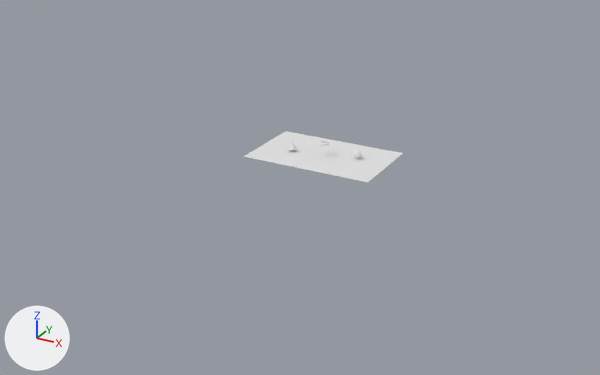
The Blender file Engine/Asset/untitled.blend as it was, and as the next commit left it.
The view is the same before and after, from a camera (50 mm lens) standing at (41.6, -81.5, 35.9) and looking at (-0.9, -4.1, -2.8). Arrows for +X, +Y and +Z are at lower left; the lights stay in place.
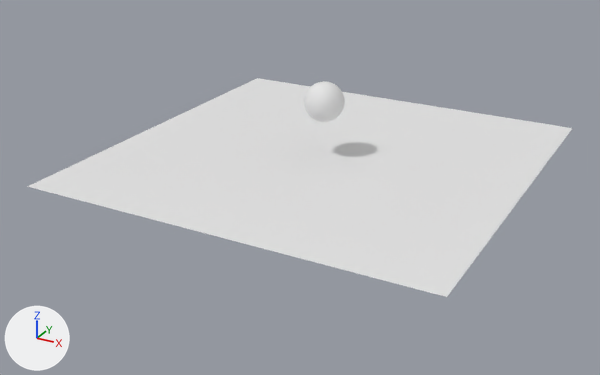
Where the newer file only moved an object's origin or applied its transform, the numbers keep the older frame.

Changed parts and their boxes [x1, y1, x2, y2] in the pictures (600 x 375 px):
'Plane', rescaled (241% wider, 323% taller)
    before: [244, 131, 403, 182]
    after: [27, 78, 572, 297]
'Sphere', reshaped
    before: [353, 150, 362, 158]
    after: [304, 81, 345, 122]
part 1 of me_sphere_002, deleted
    before: [353, 150, 362, 158]
part 2 of me_sphere_002, added
    after: [304, 81, 345, 122]

What the commit changed:
me_sphere_002 is used by ob_sphere; location (4.0, 0.71, 0.63); scale (0.5, 0.5, 0.5).
me_sphere_002 had 482 vertices, 512 faces and spanned x -1.0..1.0, y -1.0..1.0, z -1.0..1.0.
me_sphere_002 now has 482 vertices, 512 faces and spans x -12.66..-3.35, y -6.09..3.23, z 7.14..16.45.
me_sphere_002 part 1: 482 vertices removed from x -1.0..1.0, y -1.0..1.0, z -1.0..1.0.
me_sphere_002 part 2: 482 vertices added at x -12.66..-3.35, y -6.09..3.23, z 7.14..16.45, forming a UV sphere (32 segments, 16 rings, poles along z).
me_sphere_002 part 3: the surface is now shaded smooth.
Object 'Plane' (ob_plane) is rescaled from (8.0, 5.0, 1.0) to (23.7, 23.7, 23.7).
